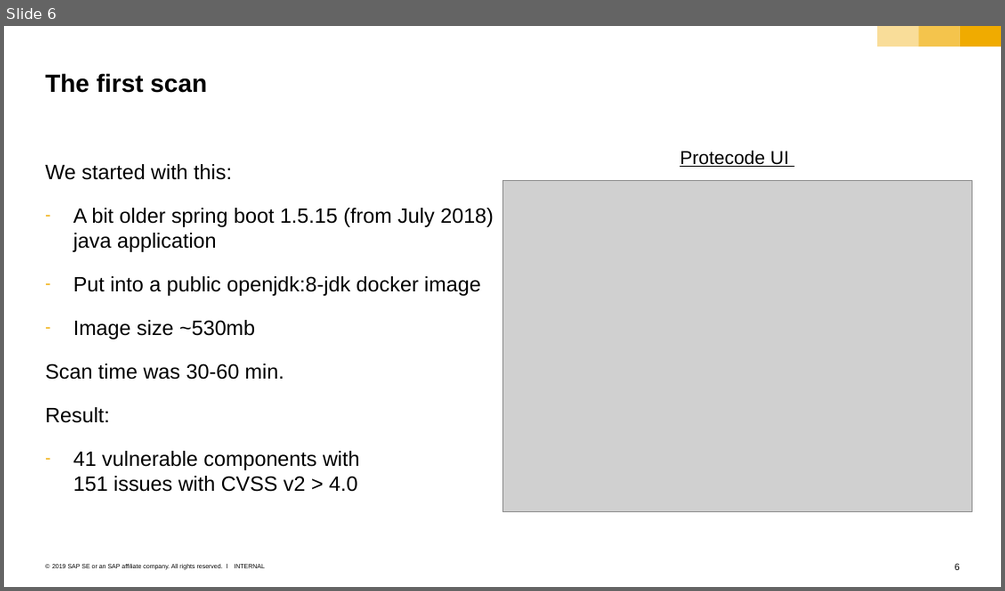
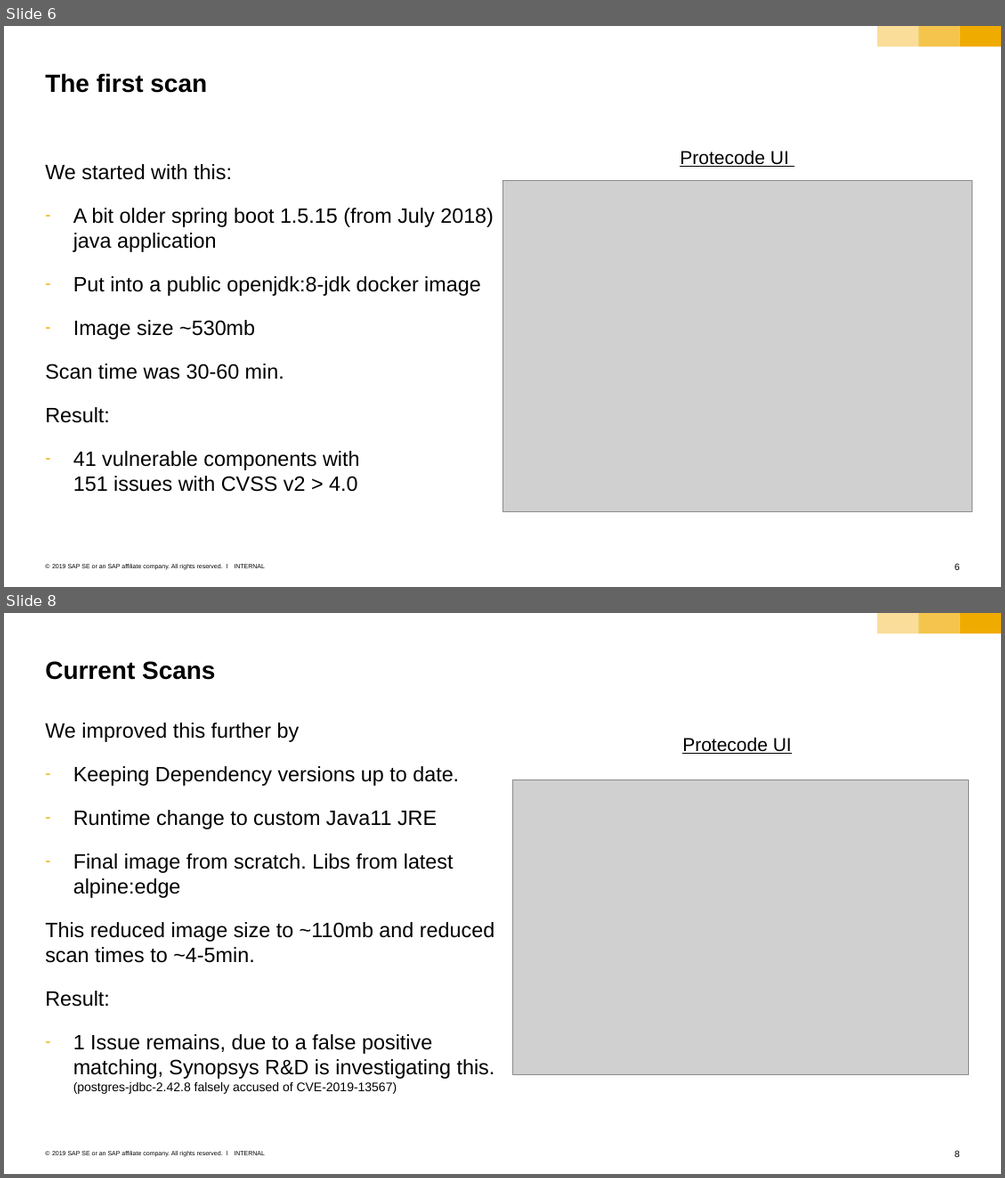
Before and after one commit to cuijiyao01/docker-k8s-training, a slide deck: kubernetes/k8s-bulletinboard/0x_k8s-bulletinboard-Pipeline.pptx. Shown one above the other, each under a label of ours: slide 6 before the commit, slides 6 and 8 after it; the slides between them are not shown. The pictures are 1005x591 and 1005x1178 pixels, drawn with LibreOffice and Linux fonts; fonts in the diff are those of the drawing; grey boxes stand for pictures. Boxes give left, top, right and bottom in pixels: in the first picture for what was removed or moved away, otherwise in the second. Text is boxed around its words. In the diff, an @@ line names an element or a change of style, - is before the commit and + after.

```diff
--- a/kubernetes/k8s-bulletinboard/0x_k8s-bulletinboard-Pipeline.pptx
+++ b/kubernetes/k8s-bulletinboard/0x_k8s-bulletinboard-Pipeline.pptx
@@ slide 8 added at bbox=[4, 613, 1001, 1174], background #FFFFFF; not listed: 6 template elements that a slide beside it also shows @@
@@ title added at bbox=[45, 661, 215, 680], 24 pt, text #000000, bold @@
+Current Scans
@@ text added at bbox=[45, 722, 495, 1094], 20 pt, text #000000 @@
+We improved this further by
+– Keeping Dependency versions up to date.
+– Runtime change to custom Java11 JRE
+– Final image from scratch. Libs from latest alpine:edge
+This reduced image size to ~110mb and reduced scan times to ~4-5min.
+Result:
+– 1 Issue remains, due to a false positive matching, Synopsys R&D is investigating this.
+  (postgres-jdbc-2.42.8 falsely accused of CVE-2019-13567)
@@ text added at bbox=[682, 737, 792, 754], 18 pt, text #000000, underline @@
+Protecode UI
@@ picture added at bbox=[512, 779, 967, 1075] @@
```
Also in this commit, not shown: 1 slide changed, 1 other slide added.
